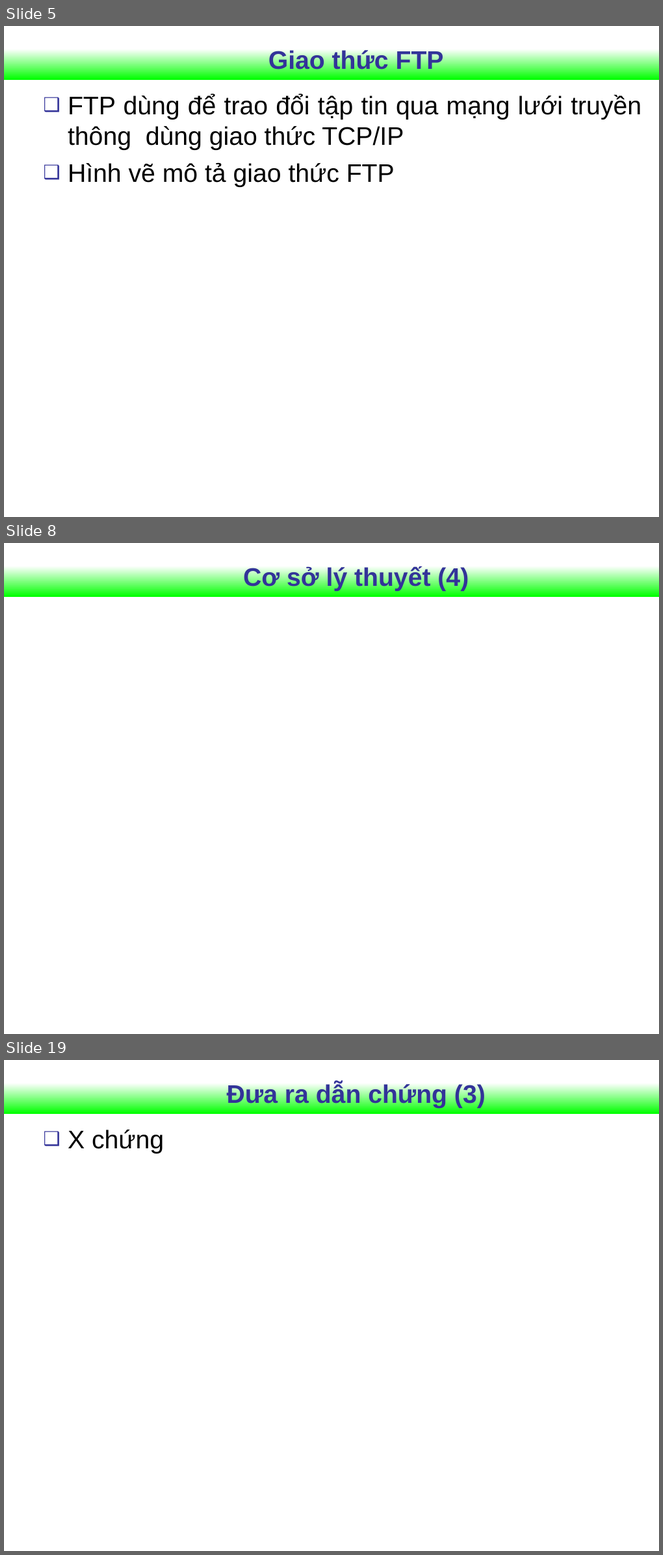
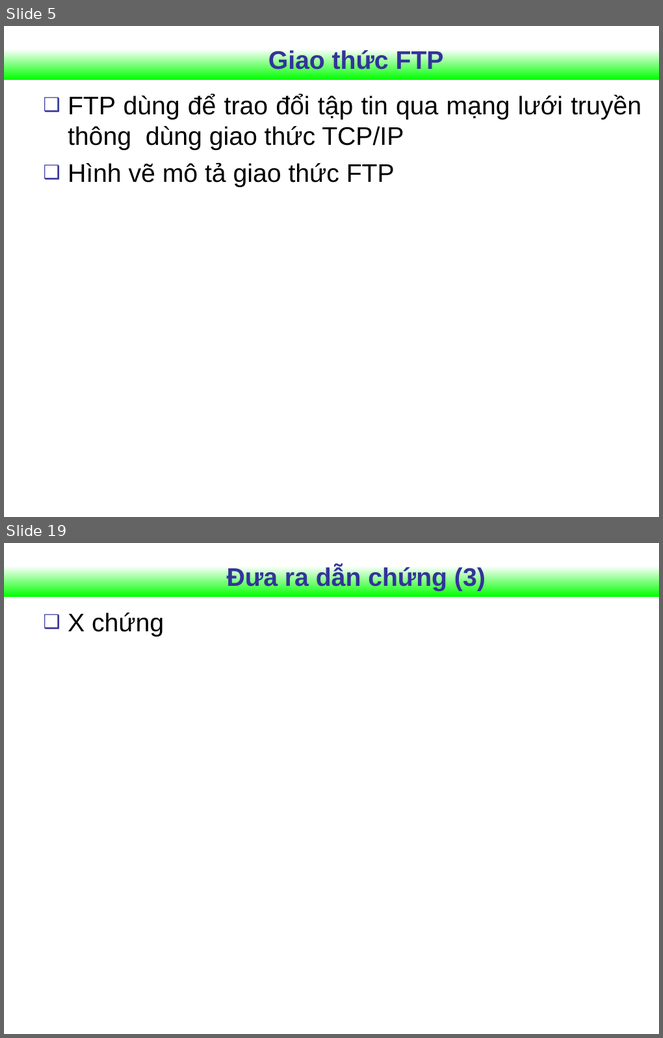
Before and after one commit to Vunb/luanvantotnghiephakhue, a slide deck: Document_luanvan/Slide_Khue.ppt. Shown one above the other, each under a label of ours: slides 5, 8 and 19 before the commit, slides 5 and 19 after it; the slides between them are not shown. The pictures are 663x1555 and 663x1038 pixels, drawn with LibreOffice and Linux fonts; fonts in the diff are those of the drawing; background and template pictures are left out. Boxes give left, top, right and bottom in pixels: in the first picture for what was removed or moved away, otherwise in the second. Text is boxed around its words. In the diff, an @@ line names an element or a change of style, - is before the commit and + after.

```diff
--- a/Document_luanvan/Slide_Khue.ppt
+++ b/Document_luanvan/Slide_Khue.ppt
@@ slide 8 removed at box(4, 543, 659, 1034), background #FFFFFF; not listed: 1 template element that a slide beside it also shows @@
@@ title removed at box(243, 566, 469, 591) @@
-Cơ sở lý thuyết (4)
```
Also in this commit, not shown: 5 slides changed, 8 slides added, 7 other slides removed.
